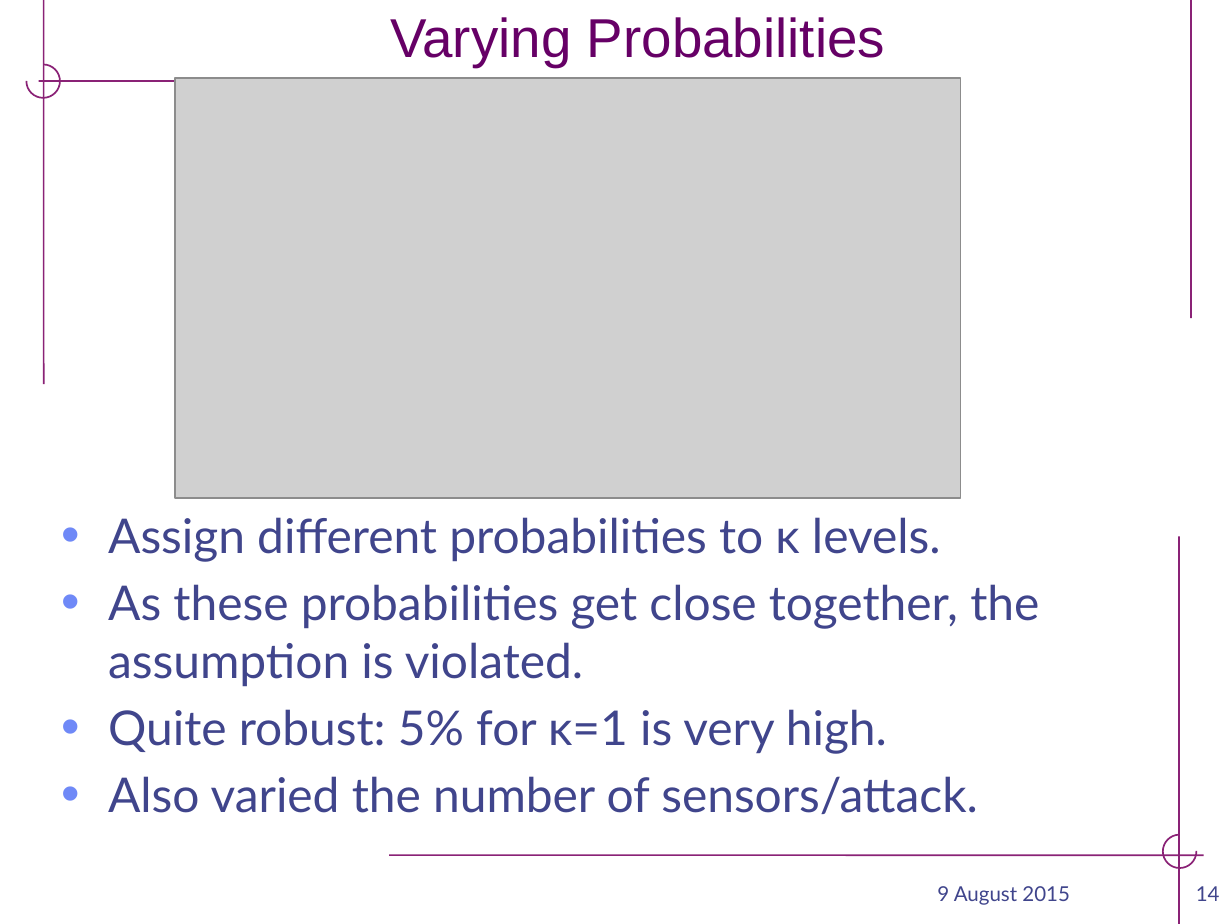
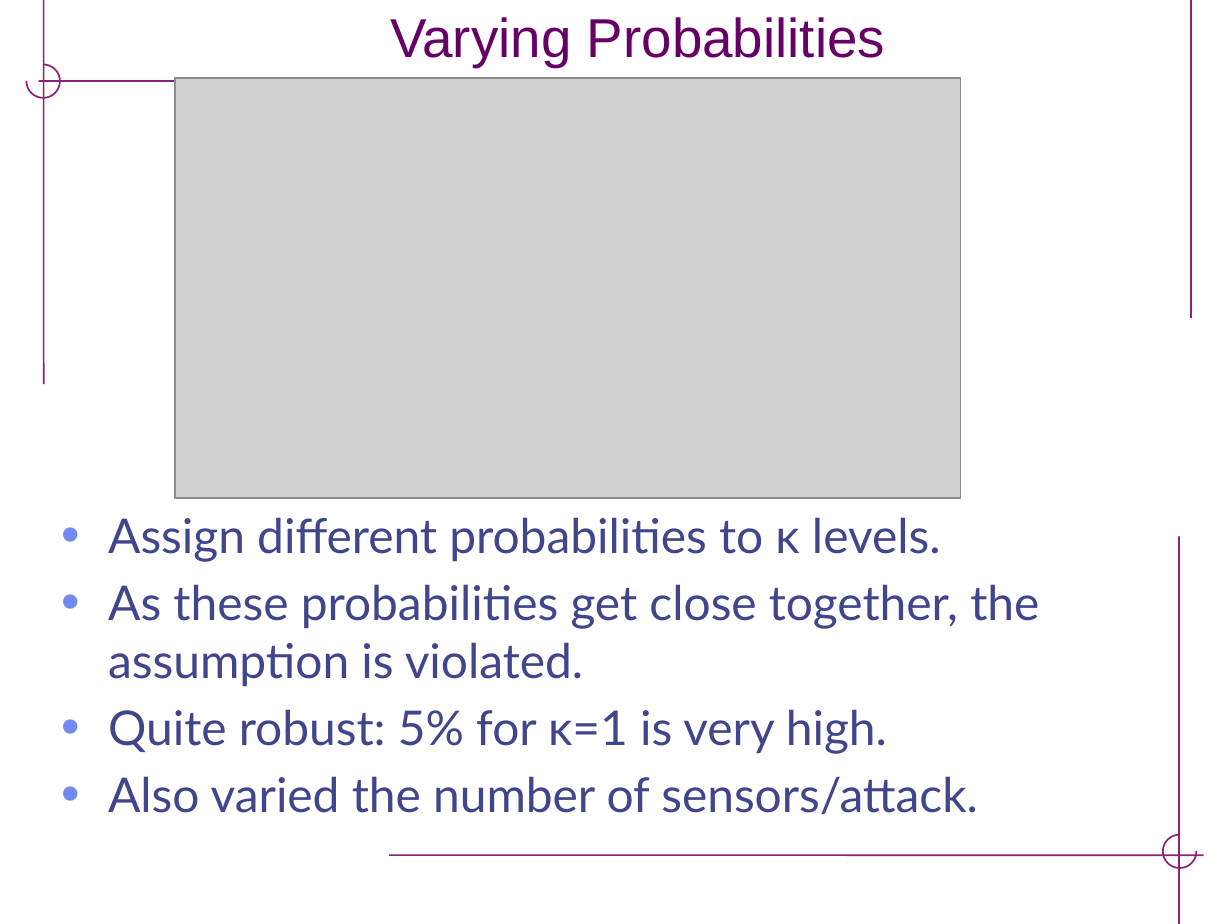
Before and after one commit to siftech/qr-2015-zplus-experiments, a slide deck: slide 14 of qr15-talk.pptx. Drawn at 1232x924 pixels with LibreOffice and Linux fonts; fonts in the diff are those of the drawing; grey boxes stand for pictures; background and template pictures are left out. Boxes give left, top, right and bottom in pixels: in the first picture for what was removed or moved away, otherwise in the second. Text is boxed around its words. In the diff, an @@ line names an element or a change of style, - is before the commit and + after.

```diff
--- a/qr15-talk.pptx
+++ b/qr15-talk.pptx
@@ text removed at <box>937,886,1070,905</box> @@
-9 August 2015
@@ page number removed at <box>1196,886,1220,901</box> @@
-14
```
Also in this commit, not shown: 14 other slides changed, 4 slides added, 4 slides removed.
